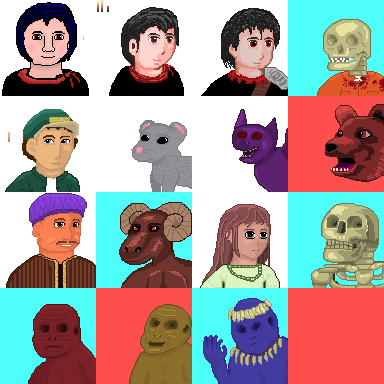
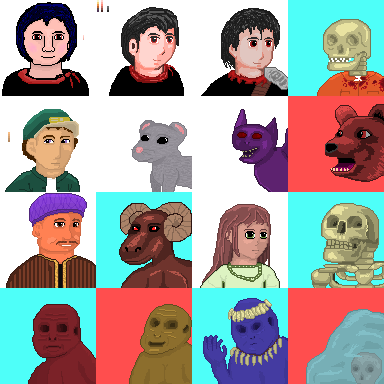
Layer changes from the first 384 × 384 image to the second:
painted on "Background" over [306, 309, 384, 384]
